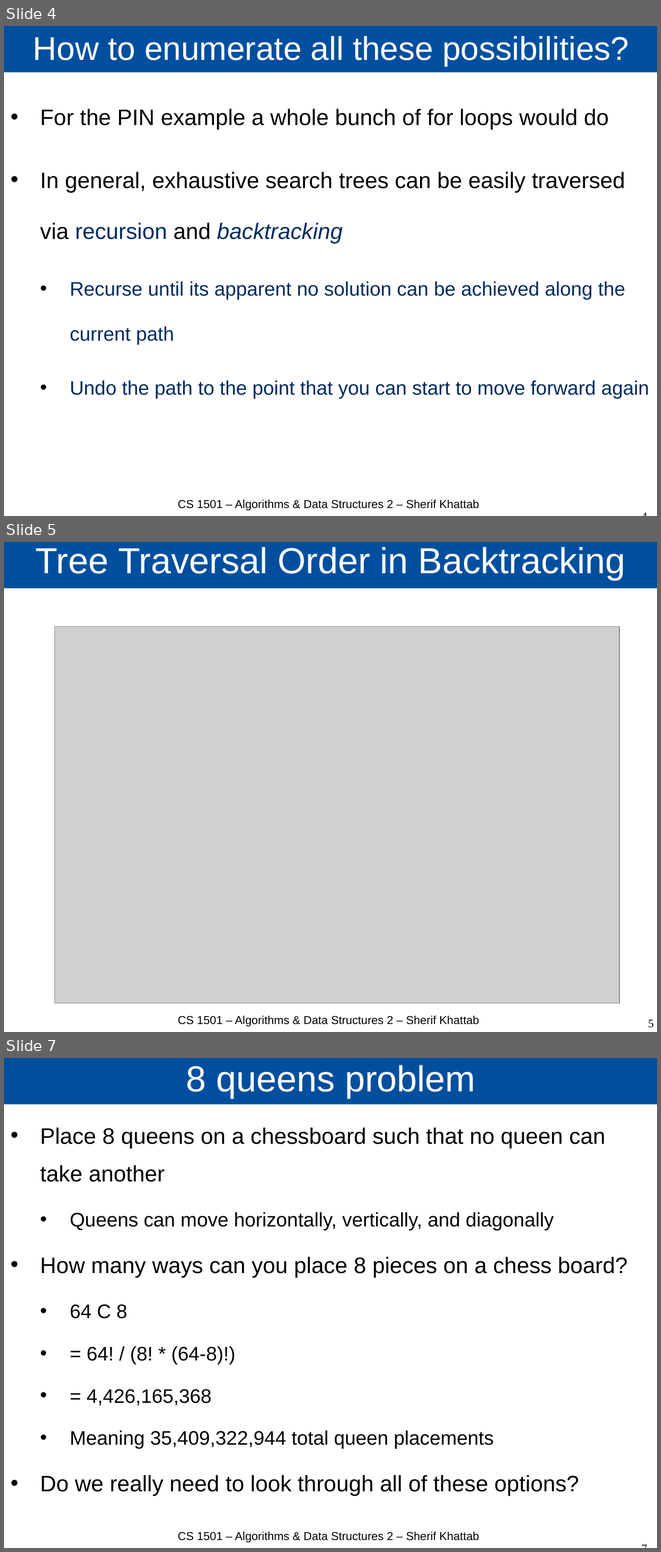
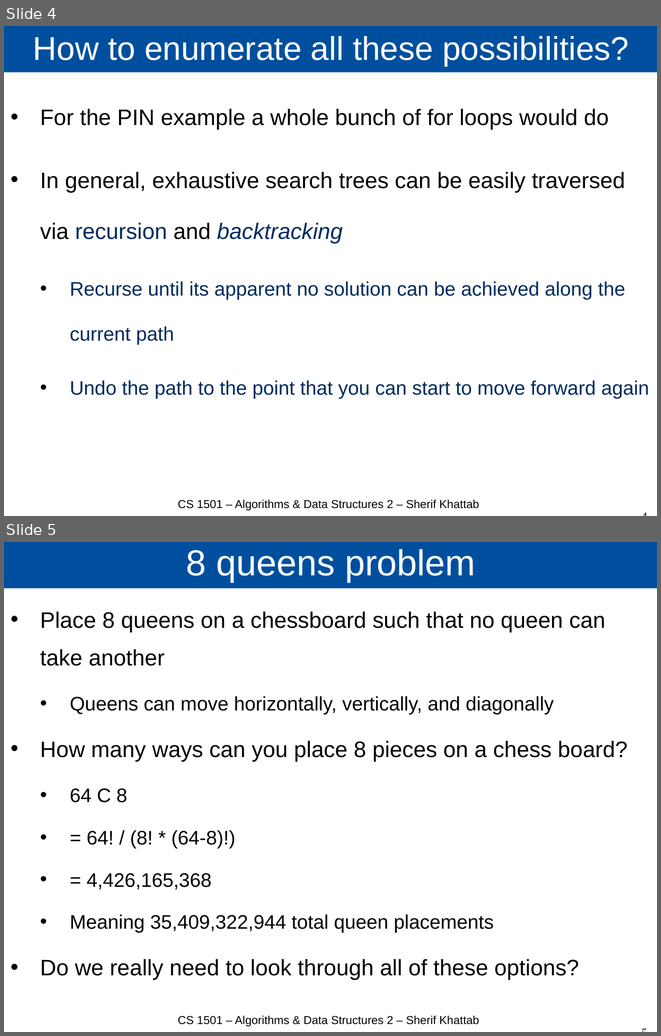
Before and after one commit to cs1501-2224/handouts, a slide deck: DraftSlides/Lecture3.pptx. Shown one above the other, each under a label of ours: slides 4, 5 and 7 before the commit, slides 4 and 5 after it; the slides between them are not shown. The pictures are 661x1552 and 661x1036 pixels, drawn with LibreOffice and Linux fonts; fonts in the diff are those of the drawing; grey boxes stand for pictures. Boxes give left, top, right and bottom in pixels: in the first picture for what was removed or moved away, otherwise in the second. Text is boxed around its words. In the diff, an @@ line names an element or a change of style, - is before the commit and + after.

```diff
--- a/DraftSlides/Lecture3.pptx
+++ b/DraftSlides/Lecture3.pptx
@@ slide 5 removed at (4, 542, 657, 1032), background #FFFFFF @@
@@ title removed at (4, 542, 657, 589) @@
-Tree Traversal Order in Backtracking
@@ picture removed at (55, 627, 620, 1004) @@
@@ text removed at (178, 1016, 479, 1027) @@
-CS 1501 – Algorithms & Data Structures 2 – Sherif Khattab
@@ page number removed at (648, 1020, 654, 1028) @@
-5
@@ what was slide 7 is now slide 5 @@
@@ page number at (504, 1016, 654, 1032): text changed @@
-7
+5
```
Also in this commit, not shown: 1 slide changed, 1 other slide removed, 4 other files.
